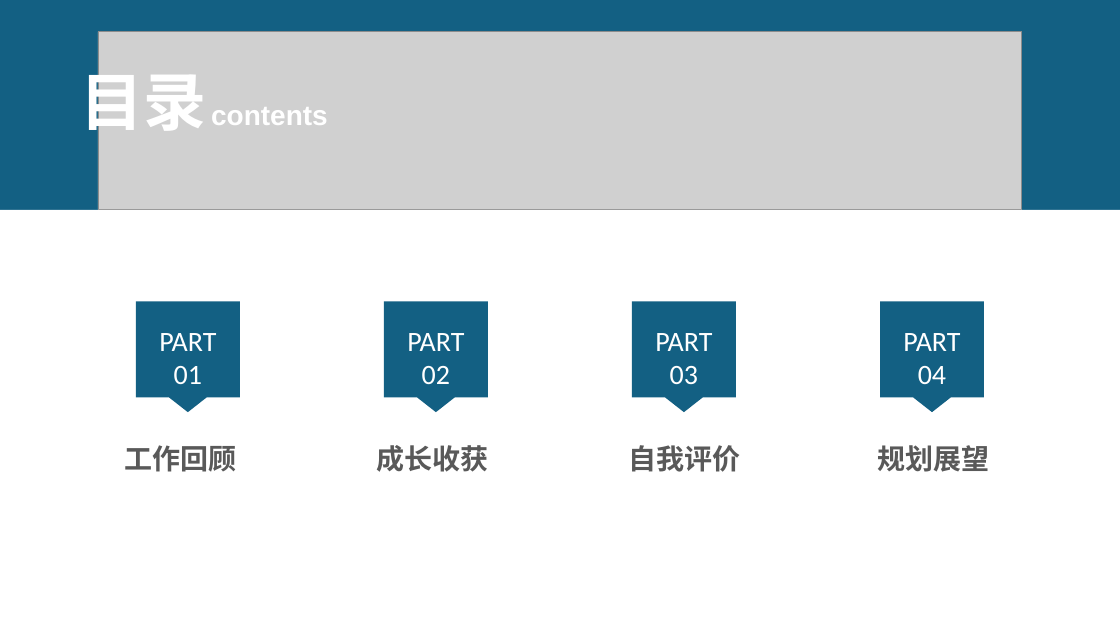
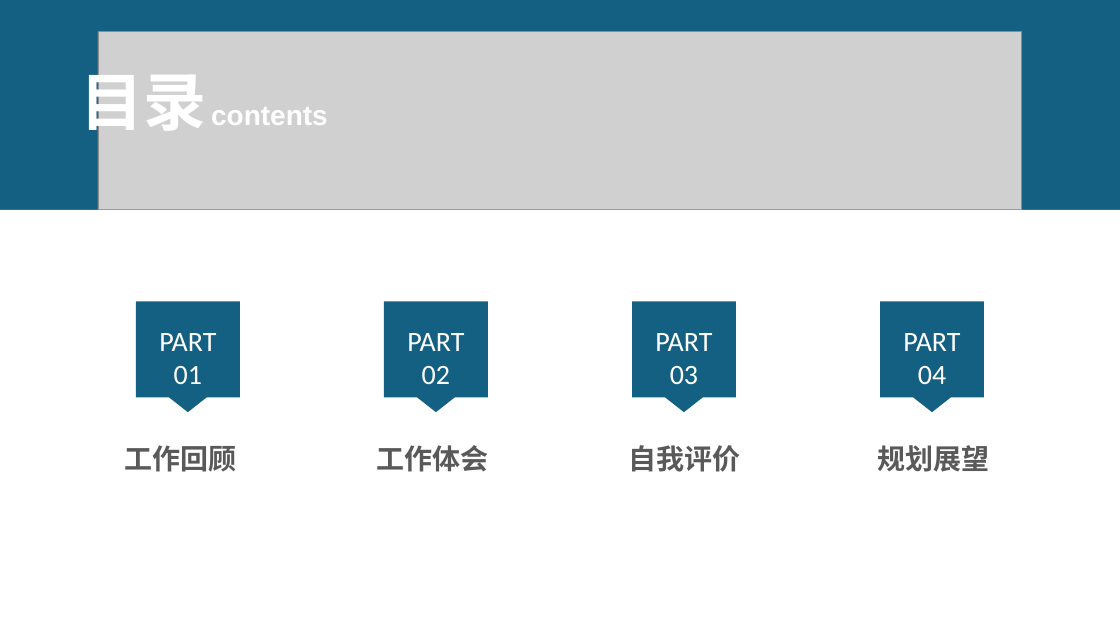
Before and after one commit to xljnc/husky-starter, a slide deck: slide 2 of doc/zzdb.pptx. Drawn at 1120x630 pixels with LibreOffice and Linux fonts; fonts in the diff are those of the drawing; grey boxes stand for pictures. Boxes give left, top, right and bottom in pixels: in the first picture for what was removed or moved away, otherwise in the second. Text is boxed around its words. In the diff, an @@ line names an element or a change of style, - is before the commit and + after.

```diff
--- a/doc/zzdb.pptx
+++ b/doc/zzdb.pptx
@@ text at (x1=377, y1=445, x2=489, y2=472): text changed @@
-成长收获
+工作体会
```
Also in this commit, not shown: 4 other slides changed, 3 slides added, 3 slides removed.
